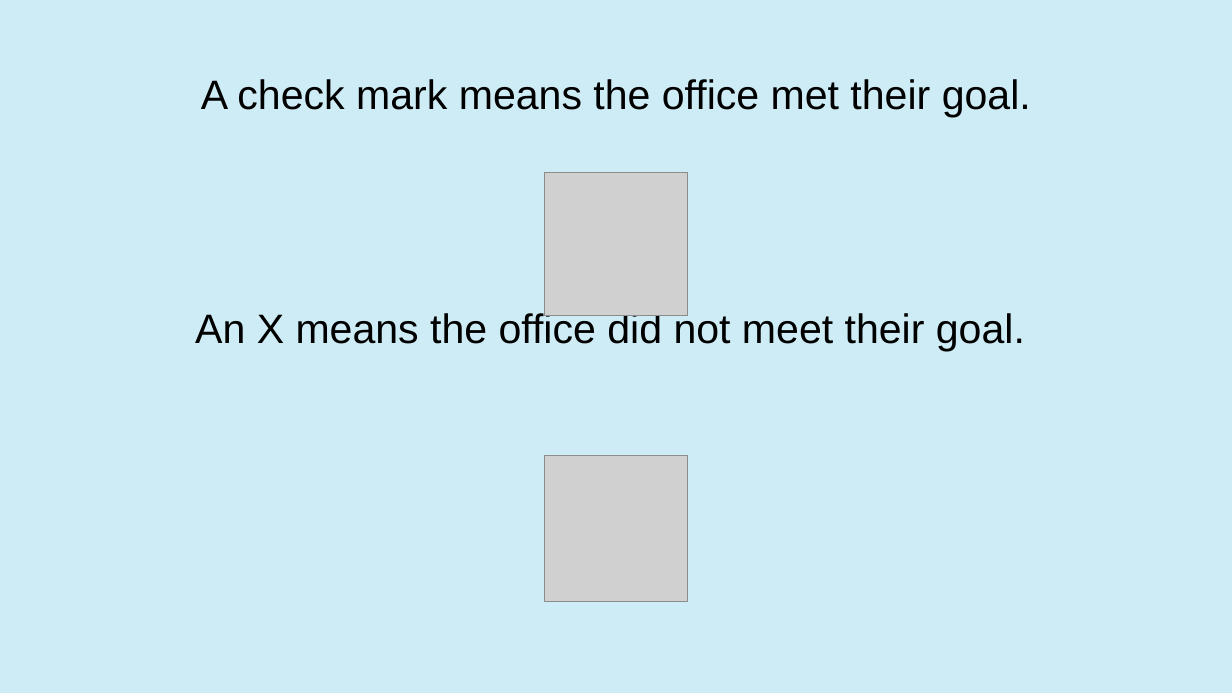
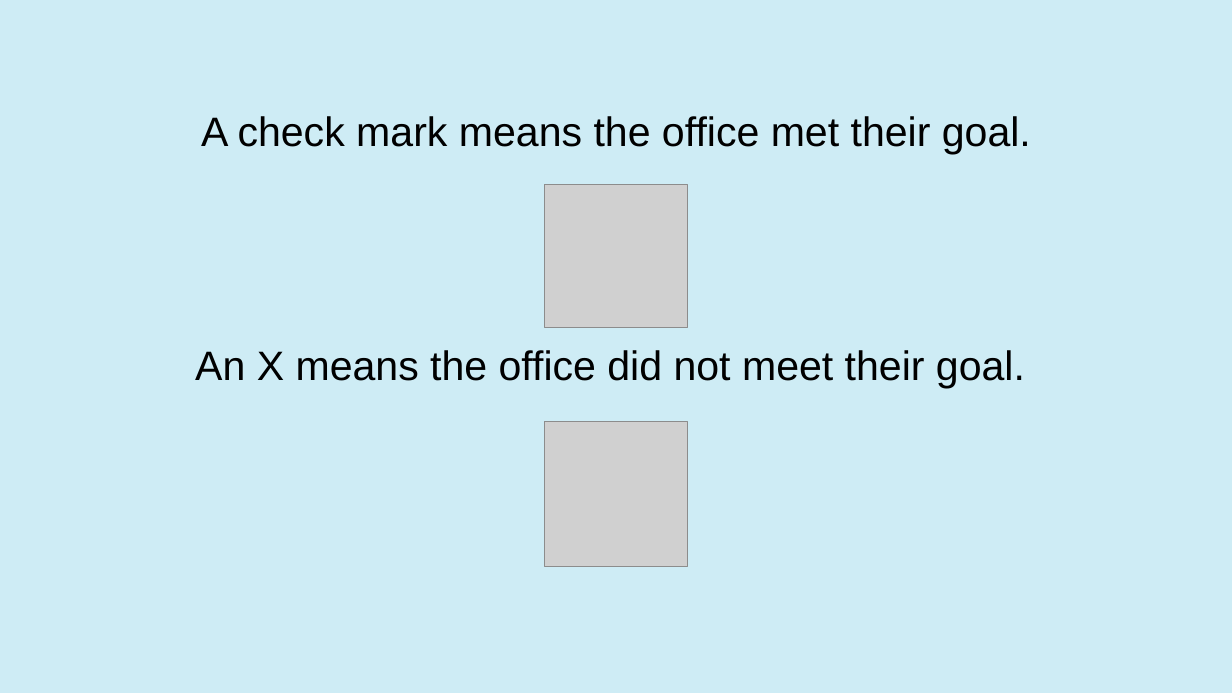
Before and after one commit to nathaliefernandez/unpacking_responsibility, a slide deck: slide 10 of src/experiment/static/images/instructions/Tutorial.pptx (slide 11 before the commit). Drawn at 1232x693 pixels with LibreOffice and Linux fonts; fonts in the diff are those of the drawing; grey boxes stand for pictures. Boxes give left, top, right and bottom in pixels: in the first picture for what was removed or moved away, otherwise in the second. Text is boxed around its words. In the diff, an @@ line names an element or a change of style, - is before the commit and + after.

```diff
--- a/src/experiment/static/images/instructions/Tutorial.pptx
+++ b/src/experiment/static/images/instructions/Tutorial.pptx
@@ text "A check mark means the ...": place and size @@
-text "A check mark means the ..." at bbox=[195, 79, 1031, 351]
+text "A check mark means the ..." at bbox=[195, 116, 1031, 388]
@@ picture: place and size @@
-picture at bbox=[545, 172, 687, 315]
+picture at bbox=[545, 185, 687, 328]
@@ picture: place and size @@
-picture at bbox=[545, 456, 687, 601]
+picture at bbox=[545, 421, 687, 567]
```
Also in this commit, not shown: 1 other slide changed, 1 slide removed, 4 other files.
